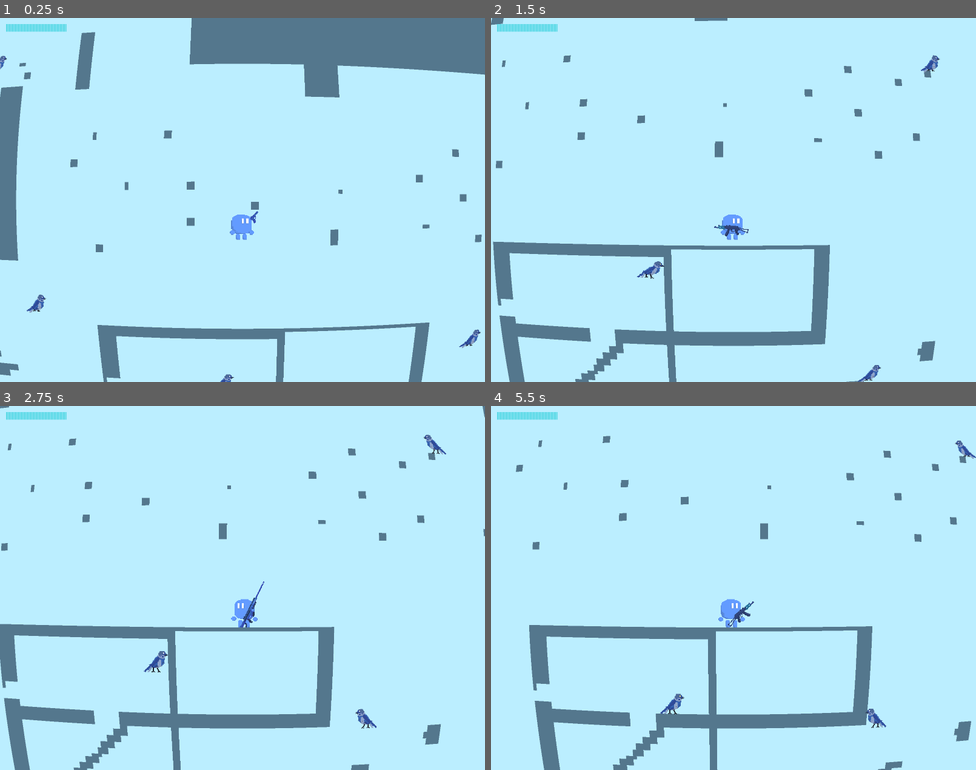
Above: before the commit, frames 1-4 (two rows, left to right).
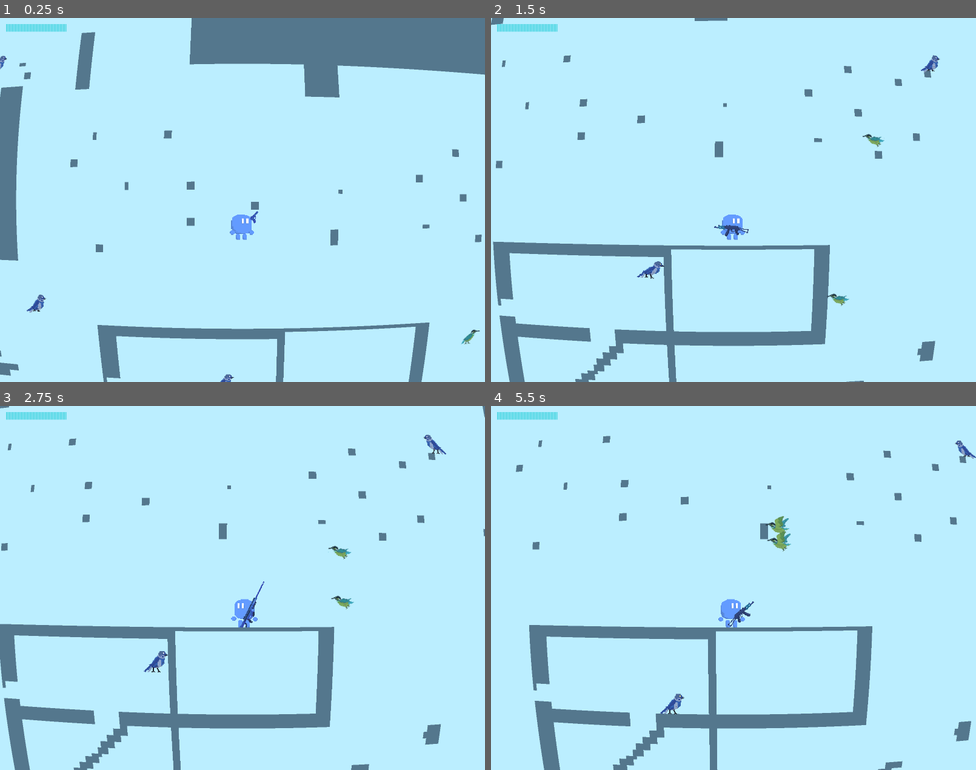
Above: after the commit, the same moments.

Repository: aleksey-45/the-cyancular-ruins
Game: Godot game, scene res://Scenes/Level0.tscn
The game is run twice, just before and just after one commit, with the same random seed, the same clock (stepped at 60 frames per second) and the same inputs.
Inputs (mouse positions are in pixels of both pictures, inside the frame that each line leads up to):
- Up to frame 1 (0.25 s): no input
- Up to frame 2 (1.5 s): move the mouse to (840, 181) at 0.52 s; hold D (right) from 0.53 s (still down); tap 1 (1) at 0.6 s; tap W (up) at 0.77, 1.07 s; tap 2 (2) at 0.8, 1.35 s; move the mouse to (636, 218) at 1.27 s
- Up to frame 3 (2.75 s): tap W (up) at 1.52, 1.82 s; tap 3 (3) at 1.55, 2.1 s; move the mouse to (291, 507) at 2.02 s; release D (right) at 2.03 s; hold A (left) from 2.03 s (still down); hold R (R) from 2.03 s (still down)
- Up to frame 4 (5.5 s): move the mouse to (709, 660) at 2.77 s; release A (left) at 2.78 s; release R (R) at 2.78 s; hold D (right) 2.78-4.28 s; tap R (R) at 2.85 s; tap W (up) at 3.02, 3.32, 3.77, 3.8, 4.07, 4.35, 4.52, 4.82 s; tap X (charge) at 3.05, 3.6 s; move the mouse to (879, 642) at 3.52 s; move the mouse to (588, 533) at 4.27 s; hold A (left) 4.28-5.03 s; tap 1 (1) at 4.55, 5.1 s; move the mouse to (757, 588) at 5.02 s; hold D (right) from 5.03 s (still down); tap 2 (2) at 5.3 s

The runs differ from the first frame. In frame 1, 0.1% of the frame differs, in the area x 94-100%, y 85-91%; in frame 2, 0.2%; in frame 3, 0.3%; in frame 4, 0.4%, in the area x 56-82%, y 30-89%.

Commit message:
feat: FlyBird 核心状态机(睡眠/起飞/飞行/斜上射击/坠落死亡)

Diff:
--- a/Globals/enemyParams.gd
+++ b/Globals/enemyParams.gd
@@ -19,3 +19,30 @@
 	const hop_jump_velocity: float = -750.0   # 跳跃高度
 	const back_hop_up: float = -520.0   # 后跳高度
 	const back_hop_away: float = 320.0  # 后跳距离
+
+class FlyBird:
+	const wake_radius: float = 1500.0     # 视野半径,屏幕外可见
+	const home_range: float = 2200.0      # 玩家距出生点超此值 → 放弃返程
+	const hover_altitude: float = 40.0    # 巡航高度(路径格上方 px)
+	const hover_offset_x: float = 260.0   # 斜上锚点水平偏移
+	const hover_offset_y: float = 240.0   # 斜上锚点垂直偏移(上)
+	const fly_speed: float = 280.0        # 飞行移动速度
+	const take_off_speed: float = 750.0   # 起飞斜上初速(上跳分量 0.75x)
+	const take_off_time: float = 0.5      # 起飞滑翔时长(秒)
+	const shoot_range: float = 520.0      # 进入射击距离
+	const shoot_reacquire_margin: float = 160.0  # 出射程余量(重接近阈值)
+	const shoot_cooldown: float = 1.4     # 抛弹间隔(秒)
+	const bullet_damage: int = 2          # 投弹伤害
+	const bullet_range: float = 1600.0    # 投弹射程
+	const bullet_gravity: float = 1.0     # 投弹重力倍率
+	const bullet_color: Color = Color(1.0, 0.6, 0.2, 1.0)  # 橙色投弹
+	const bullet_min_speed: float = 260.0 # 平抛初速下限
+	const bullet_max_speed: float = 1400.0 # 平抛初速上限
+	const bullet_min_drop: float = 30.0   # 落点落差下限
+	const charge_hp_fraction: float = 0.25 # 冲撞血量阈值(HP<25%)
+	const charge_range: float = 1300.0    # 冲撞触发距离(且需 LOS)
+	const charge_speed: float = 950.0     # 冲撞速度
+	const charge_timeout: float = 2.5     # 冲撞超时 → 自毁
+	const charge_damage: int = 5          # 冲撞撞玩家伤害
+	const repath_interval: float = 0.5    # 重寻路间隔(秒)
+	const arrival_radius: float = 50.0    # 到路径格/回家判定
--- /dev/null
+++ b/Scenes/Enemies/EnemyFlyBird.tscn
@@ -0,0 +1,183 @@
+[gd_scene load_steps=22 format=3 uid="uid://b332erg3p61ae"]
+
+[ext_resource type="Texture2D" uid="uid://cfdgmkl0cnjbk" path="res://AssetBundle/Sprites/Fly_Bird.png" id="1_jclwe"]
+[ext_resource type="Script" path="res://Scenes/Enemies/enemy_fly_bird.gd" id="2_script"]
+
+[sub_resource type="AtlasTexture" id="AtlasTexture_6b2pi"]
+atlas = ExtResource("1_jclwe")
+region = Rect2(0, 0, 48, 48)
+
+[sub_resource type="AtlasTexture" id="AtlasTexture_1bi0x"]
+atlas = ExtResource("1_jclwe")
+region = Rect2(144, 48, 48, 48)
+
+[sub_resource type="AtlasTexture" id="AtlasTexture_3oexo"]
+atlas = ExtResource("1_jclwe")
+region = Rect2(96, 48, 48, 48)
+
+[sub_resource type="AtlasTexture" id="AtlasTexture_hnco5"]
+atlas = ExtResource("1_jclwe")
+region = Rect2(0, 48, 48, 48)
+
+[sub_resource type="AtlasTexture" id="AtlasTexture_0mooh"]
+atlas = ExtResource("1_jclwe")
+region = Rect2(144, 0, 48, 48)
+
+[sub_resource type="AtlasTexture" id="AtlasTexture_l4e4w"]
+atlas = ExtResource("1_jclwe")
+region = Rect2(96, 0, 48, 48)
+
+[sub_resource type="AtlasTexture" id="AtlasTexture_00iaf"]
+atlas = ExtResource("1_jclwe")
+region = Rect2(48, 0, 48, 48)
+
+[sub_resource type="AtlasTexture" id="AtlasTexture_pc5nu"]
+atlas = ExtResource("1_jclwe")
+region = Rect2(96, 0, 48, 48)
+
+[sub_resource type="AtlasTexture" id="AtlasTexture_f86jv"]
+atlas = ExtResource("1_jclwe")
+region = Rect2(144, 0, 48, 48)
+
+[sub_resource type="AtlasTexture" id="AtlasTexture_tmmx3"]
+atlas = ExtResource("1_jclwe")
+region = Rect2(0, 48, 48, 48)
+
+[sub_resource type="AtlasTexture" id="AtlasTexture_sk034"]
+atlas = ExtResource("1_jclwe")
+region = Rect2(96, 48, 48, 48)
+
+[sub_resource type="AtlasTexture" id="AtlasTexture_h2yju"]
+atlas = ExtResource("1_jclwe")
+region = Rect2(0, 0, 48, 48)
+
+[sub_resource type="AtlasTexture" id="AtlasTexture_2vj2t"]
+atlas = ExtResource("1_jclwe")
+region = Rect2(48, 0, 48, 48)
+
+[sub_resource type="AtlasTexture" id="AtlasTexture_nisqq"]
+atlas = ExtResource("1_jclwe")
+region = Rect2(96, 0, 48, 48)
+
+[sub_resource type="AtlasTexture" id="AtlasTexture_in180"]
+atlas = ExtResource("1_jclwe")
+region = Rect2(144, 0, 48, 48)
+
+[sub_resource type="AtlasTexture" id="AtlasTexture_3myxa"]
+atlas = ExtResource("1_jclwe")
+region = Rect2(96, 48, 48, 48)
+
+[sub_resource type="AtlasTexture" id="AtlasTexture_3he0i"]
+atlas = ExtResource("1_jclwe")
+region = Rect2(144, 48, 48, 48)
+
+[sub_resource type="AtlasTexture" id="AtlasTexture_drx84"]
+atlas = ExtResource("1_jclwe")
+region = Rect2(0, 0, 48, 48)
+
+[sub_resource type="SpriteFrames" id="SpriteFrames_0uvy8"]
+animations = [{
+"frames": [],
+"loop": 1,
+"name": &"dashing",
+"speed": 5.0
+}, {
+"frames": [{
+"duration": 1.0,
+"texture": SubResource("AtlasTexture_6b2pi")
+}, {
+"duration": 1.0,
+"texture": SubResource("AtlasTexture_1bi0x")
+}, {
+"duration": 1.0,
+"texture": SubResource("AtlasTexture_3oexo")
+}],
+"loop": 1,
+"name": &"fall_asleep",
+"speed": 5.0
+}, {
+"frames": [{
+"duration": 1.0,
+"texture": SubResource("AtlasTexture_hnco5")
+}, {
+"duration": 1.0,
+"texture": SubResource("AtlasTexture_0mooh")
+}, {
+"duration": 1.0,
+"texture": SubResource("AtlasTexture_l4e4w")
+}, {
+"duration": 2.5,
+"texture": SubResource("AtlasTexture_00iaf")
+}, {
+"duration": 1.0,
+"texture": SubResource("AtlasTexture_pc5nu")
+}, {
+"duration": 1.0,
+"texture": SubResource("AtlasTexture_f86jv")
+}, {
+"duration": 1.0,
+"texture": SubResource("AtlasTexture_tmmx3")
+}],
+"loop": 1,
+"name": &"flying",
+"speed": 24.0
+}, {
+"frames": [{
+"duration": 1.0,
+"texture": SubResource("AtlasTexture_sk034")
+}],
+"loop": 1,
+"name": &"sleeping",
+"speed": 5.0
+}, {
+"frames": [{
+"duration": 1.5,
+"texture": SubResource("AtlasTexture_h2yju")
+}, {
+"duration": 1.0,
+"texture": SubResource("AtlasTexture_2vj2t")
+}, {
+"duration": 1.0,
+"texture": SubResource("AtlasTexture_nisqq")
+}, {
+"duration": 1.0,
+"texture": SubResource("AtlasTexture_in180")
+}],
+"loop": 1,
+"name": &"take_off",
+"speed": 8.0
+}, {
+"frames": [{
+"duration": 1.0,
+"texture": SubResource("AtlasTexture_3myxa")
+}, {
+"duration": 1.0,
+"texture": SubResource("AtlasTexture_3he0i")
+}, {
+"duration": 1.0,
+"texture": SubResource("AtlasTexture_drx84")
+}],
+"loop": 1,
+"name": &"wake_up",
+"speed": 8.0
+}]
+
+[node name="EnemyFlyBird" type="CharacterBody2D" unique_id=1702711534]
+scale = Vector2(2, 2)
+collision_layer = 3
+collision_mask = 3
+script = ExtResource("2_script")
+hp = 20
+contact_damage = 0
+knockback_strength = 200.0
+
+[node name="AnimatedSprite2D" type="AnimatedSprite2D" parent="." unique_id=736759762]
+sprite_frames = SubResource("SpriteFrames_0uvy8")
+animation = &"sleeping"
+
+[node name="CollisionPolygon2D" type="CollisionPolygon2D" parent="." unique_id=1488681478]
+polygon = PackedVector2Array(5, -14, -19, 8, -23, 21, 2, 21, 6, 7, 20, -9)
+
+[node name="CollisionPolygon2D_fly" type="CollisionPolygon2D" parent="." unique_id=283299039]
+disabled = true
+polygon = PackedVector2Array(4, -13, -22, -16, -17, 0, -16, 13, 5, 13, 23, -3)
--- /dev/null
+++ b/Scenes/Enemies/enemy_fly_bird.gd
@@ -0,0 +1,290 @@
+class_name EnemyFlyBird
+extends EnemyBase
+
+enum State { SLEEP, TAKE_OFF, FLY, SHOOT, CHARGE, RETURN }
+enum Intent { SHOOT, CHARGE }
+
+const ENEMY_BULLET_SCENE: PackedScene = preload("res://Scenes/Enemies/enemy_bullet.tscn")
+
+var state: State = State.SLEEP
+var intent: Intent = Intent.SHOOT
+
+var _anim: AnimatedSprite2D
+var _spawn_pos: Vector2 = Vector2.ZERO
+var _home_cell: Vector2i = Vector2i.ZERO
+var _max_hp: int = 20
+var _state_timer: float = 0.0
+var _wake_timer: float = -1.0        # wake_up 动画剩余;>=0 表示在播
+var _sleep_anim_timer: float = -1.0  # fall_asleep 动画剩余
+var _shoot_timer: float = 0.0
+var _repath_timer: float = 0.0
+var _repath_phase: float = 0.0       # 随机错峰,避免 40 只鸟同帧 BFS
+var _path: Array[Vector2i] = []
+var _path_index: int = 0
+var _hover_anchor: Vector2 = Vector2.ZERO
+var _hover_side: float = 1.0
+var _landing: bool = false           # RETURN 落地阶段
+var _ground_polygon: CollisionPolygon2D = null
+var _fly_polygon: CollisionPolygon2D = null
+
+
+func _ready() -> void:
+	super._ready()
+	_anim = $AnimatedSprite2D
+	_spawn_pos = global_position
+	_max_hp = hp
+	_home_cell = _cell_of(global_position)
+	_ground_polygon = $CollisionPolygon2D
+	_fly_polygon = $CollisionPolygon2D_fly
+	_repath_phase = randf() * EnemyParams.FlyBird.repath_interval
+	_set_state(State.SLEEP)
+	_anim.play("sleeping")
+	_apply_flight_collision(false)
+
+
+func _physics_process(delta: float) -> void:
+	if is_dead:
+		_update_death(delta)
+		return
+	super._physics_process(delta)
+
+
+func _ai(delta: float) -> void:
+	var dist := toroidal_dist_to_player()
+	if state != State.SLEEP:
+		_update_facing()
+	match state:
+		State.SLEEP:
+			if _wake_timer > 0.0:
+				_wake_timer -= delta
+				if _wake_timer <= 0.0:
+					_set_state(State.TAKE_OFF)
+					_anim.play("take_off")
+					_apply_flight_collision(true)
+					_takeoff_velocity()
+			elif _sleep_anim_timer > 0.0:
+				_sleep_anim_timer -= delta
+				if _sleep_anim_timer <= 0.0:
+					_anim.play("sleeping")
+			else:
+				_anim.play("sleeping")
+				if dist <= EnemyParams.FlyBird.wake_radius:
+					_anim.play("wake_up")
+					_wake_timer = _anim_duration("wake_up")
+		State.TAKE_OFF:
+			_state_timer += delta
+			if _state_timer >= EnemyParams.FlyBird.take_off_time:
+				_set_state(State.FLY)
+				use_gravity = false
+				_anim.play("flying")
+				_schedule_repath()
+		State.FLY:
+			_anim.play("flying")
+			if dist <= EnemyParams.FlyBird.shoot_range:
+				_start_shoot()
+				return
+			_repath_timer -= delta
+			if _repath_timer <= 0.0:
+				_repath_timer = EnemyParams.FlyBird.repath_interval + _repath_phase
+				_repath_to(_cell_of(_player_pos()))
+			_follow_path(delta)
+		State.SHOOT:
+			_anim.play("flying")
+			if dist > EnemyParams.FlyBird.shoot_range + EnemyParams.FlyBird.shoot_reacquire_margin:
+				_set_state(State.FLY)
+				_schedule_repath()
+				return
+			_update_hover_anchor()
+			_hover_to_anchor(delta)
+			_shoot_timer -= delta
+			if _shoot_timer <= 0.0:
+				_fire_parabolic()
+				_shoot_timer = EnemyParams.FlyBird.shoot_cooldown
+		State.CHARGE, State.RETURN:
+			pass  # Task 6 实现
+
+
+func hurt(damage: int, knock_dir: Vector2, knock_strength: float = 0.0) -> void:
+	if is_dead:
+		return
+	_apply_hit(damage, knock_dir, knock_strength)
+	if hp <= 0:
+		_die_self()
+
+
+# 死亡坠落:重力开启,落地后消失(无 dead 动画帧)。
+func _die_self() -> void:
+	if is_dead:
+		return
+	is_dead = true
+	collision_layer = 0
+	use_gravity = true
+	_apply_flight_collision(true)
+
+
+func _update_death(delta: float) -> void:
+	velocity.y += GameParameters.gravity0 * delta
+	move_and_slide()
+	if is_on_floor():
+		queue_free()
+
+
+# ── 内部工具 ──
+
+func _set_state(s: State) -> void:
+	state = s
+	_state_timer = 0.0
+
+
+func _apply_flight_collision(in_air: bool) -> void:
+	# 站立用 CollisionPolygon2D,空中用 CollisionPolygon2D_fly。
+	if _ground_polygon != null:
+		_ground_polygon.disabled = in_air
+	if _fly_polygon != null:
+		_fly_polygon.disabled = not in_air
+
+
+func _cell_of(pos: Vector2) -> Vector2i:
+	var grid := MazeGenerator.current_grid
+	if grid.is_empty():
+		return Vector2i.ZERO
+	return MazeGenerator.cell_of(pos, GameParameters.TILE_SIZE, grid[0].size(), grid.size())
+
+
+func _cell_is_solid(cell: Vector2i) -> bool:
+	var grid := MazeGenerator.current_grid
+	if grid.is_empty():
+		return false
+	return grid[cell.y][cell.x] == MazeGenerator.SOLID
+
+
+func _player_pos() -> Vector2:
+	var p := get_tree().get_first_node_in_group("player") as Node2D
+	return p.global_position if p != null else global_position
+
+
+func _player_velocity() -> Vector2:
+	var p := get_tree().get_first_node_in_group("player")
+	if p != null and "velocity" in p:
+		return p.velocity
+	return Vector2.ZERO
+
+
+func _player_home_dist() -> float:
+	return MazeGenerator.toroidal_delta_px(_player_pos(), _spawn_pos,
+			GameParameters.MAP_WIDTH, GameParameters.MAP_HEIGHT).length()
+
+
+func _toroidal_dist_to(pos: Vector2) -> float:
+	return MazeGenerator.toroidal_delta_px(global_position, pos,
+			GameParameters.MAP_WIDTH, GameParameters.MAP_HEIGHT).length()
+
+
+func _waypoint_world(cell: Vector2i) -> Vector2:
+	var ts := GameParameters.TILE_SIZE
+	var p := Vector2(cell.x * ts + ts / 2.0, cell.y * ts + ts / 2.0)
+	p.y -= EnemyParams.FlyBird.hover_altitude
+	return MazeGenerator.anchor_to_nearest(p, _player_pos(),
+			GameParameters.MAP_WIDTH, GameParameters.MAP_HEIGHT)
+
+
+func _follow_path(delta: float) -> void:
+	if _path.is_empty():
+		return
+	var spd := EnemyParams.FlyBird.fly_speed
+	while _path_index < _path.size():
+		var target := _waypoint_world(_path[_path_index])
+		var to_target := target - global_position
+		if to_target.length() <= spd * delta:
+			global_position = target
+			_path_index += 1
+		else:
+			velocity = to_target.normalized() * spd
+			return
+	_path = []
+
+
+func _schedule_repath() -> void:
+	_repath_timer = EnemyParams.FlyBird.repath_interval + _repath_phase
+
+
+func _repath_to(cell: Vector2i) -> void:
+	_path = MazeGenerator.bfs_path(_cell_of(global_position), cell)
+	_path_index = 0
+
+
+func _start_shoot() -> void:
+	_set_state(State.SHOOT)
+	_pick_hover_side()
+	_update_hover_anchor()
+	_shoot_timer = 0.2
+
+
+func _pick_hover_side() -> void:
+	var delta := toroidal_delta_to_player()
+	if absf(delta.x) > 20.0:
+		_hover_side = -1.0 if delta.x > 0.0 else 1.0
+	else:
+		_hover_side = 1.0 if randf() < 0.5 else -1.0
+
+
+func _update_hover_anchor() -> void:
+	# 斜上锚点:玩家侧向 + 上向偏移,不在玩家正头顶。
+	var p := _player_pos()
+	_hover_anchor = p + Vector2(_hover_side * EnemyParams.FlyBird.hover_offset_x,
+			-EnemyParams.FlyBird.hover_offset_y)
+	if _cell_is_solid(_cell_of(_hover_anchor)):
+		_hover_side = -_hover_side
+		_hover_anchor = p + Vector2(_hover_side * EnemyParams.FlyBird.hover_offset_x,
+				-EnemyParams.FlyBird.hover_offset_y)
+
+
+func _hover_to_anchor(delta: float) -> void:
+	var spd := EnemyParams.FlyBird.fly_speed
+	var to_target := _hover_anchor - global_position
+	if to_target.length() <= spd * delta:
+		global_position = _hover_anchor
+		velocity = Vector2.ZERO
+		return
+	velocity = to_target.normalized() * spd
+
+
+func _fire_parabolic() -> void:
+	# 平抛:水平初速 + 重力,落点按玩家坐标 + 玩家即时速度预测。
+	var dy := global_position.y - _player_pos().y
+	dy = maxf(dy, EnemyParams.FlyBird.bullet_min_drop)
+	var t := sqrt(2.0 * dy / GameParameters.gravity0)
+	var pred := _player_pos() + _player_velocity() * t
+	var dx := pred.x - global_position.x
+	if absf(dx) > GameParameters.MAP_WIDTH * 0.5:
+		dx = -signf(dx) * (GameParameters.MAP_WIDTH - absf(dx))
+	var v0 := clampf(absf(dx) / t, EnemyParams.FlyBird.bullet_min_speed,
+			EnemyParams.FlyBird.bullet_max_speed) * signf(dx)
+	var b: EnemyBullet = ENEMY_BULLET_SCENE.instantiate()
+	b.launch(Vector2(v0, 0.0), EnemyParams.FlyBird.bullet_range,
+			EnemyParams.FlyBird.bullet_color, EnemyParams.FlyBird.bullet_damage,
+			EnemyParams.FlyBird.bullet_gravity)
+	b.global_position = global_position
+	get_viewport().add_child(b)
+
+
+func _takeoff_velocity() -> void:
+	var dir := toroidal_dir_to_player()
+	var s := EnemyParams.FlyBird.take_off_speed
+	velocity = Vector2(dir.x * s, -s * 0.75)
+	use_gravity = true
+
+
+func _update_facing() -> void:
+	var vx := velocity.x
+	if absf(vx) > 5.0:
+		_anim.flip_h = vx < 0.0
+	elif state == State.SHOOT:
+		var d := toroidal_delta_to_player()
+		if absf(d.x) > 0.05:
+			_anim.flip_h = d.x < 0.0
+
+
+func _anim_duration(name: String) -> float:
+	var spf := _anim.sprite_frames
+	return float(spf.get_frame_count(name)) / spf.get_animation_speed(name)
--- a/Scenes/Enemies/enemy_spawner.gd
+++ b/Scenes/Enemies/enemy_spawner.gd
@@ -4,6 +4,7 @@
 # 类型注册表:加新敌人 = 一个 .tscn + 一行(string 路径,load() 时取)。
 const TYPES: Dictionary = {
 	"jump_bird": "res://Scenes/Enemies/EnemyJumpBird.tscn",
+	"fly_bird": "res://Scenes/Enemies/EnemyFlyBird.tscn",
 }
 
 # 在 grid 的空位里随机取 count 个、且距 player_cell 的环面距离 >= min_dist_cells 的格子。
--- a/Scenes/level_0.gd
+++ b/Scenes/level_0.gd
@@ -16,6 +16,7 @@
 	if grid.is_empty():
 		push_error("Level0: 地图加载失败，跳过建图")
 		return
+	MazeGenerator.current_grid = grid
 
 	# 地图文件尺寸固定，据此回写环形回绕的像素尺寸
 	GameParameters.MAP_WIDTH = grid[0].size() * GameParameters.TILE_SIZE
--- a/Tests/enemy_logic_smoke.gd
+++ b/Tests/enemy_logic_smoke.gd
@@ -302,6 +302,81 @@
 	ej.free()
 	combat3.free()
 
+	# ── Task 5: FlyBird 基础(睡眠/唤醒/起飞/射击/死亡)──
+	var fb_grid: Array[Array] = []
+	for _y in range(150):
+		var row3: Array[int] = []
+		row3.resize(300)
+		row3.fill(MazeGenerator.EMPTY)
+		fb_grid.append(row3)
+	MazeGenerator.current_grid = fb_grid
+	var fb_scene: PackedScene = load("res://Scenes/Enemies/EnemyFlyBird.tscn")
+	_check(fb_scene != null, "FlyBird 场景加载")
+	var fb := fb_scene.instantiate()
+	fb.global_position = Vector2(488, 1208)
+	root.add_child(fb)
+	await physics_frame
+	_check(fb.get_script() == load("res://Scenes/Enemies/enemy_fly_bird.gd"), "FlyBird 实例类型")
+	_check(fb.state == 0, "FlyBird 初始休眠")
+	_check(fb.is_in_group("enemies"), "FlyBird 加入 enemies 组")
+	_check(fb.get_node_or_null("ContactArea") != null, "FlyBird ContactArea 创建")
+	_check(fb.hp == 20, "FlyBird hp=20")
+	_check(fb.contact_damage == 0, "FlyBird 无接触伤害")
+	_check(fb.collision_layer == 3, "FlyBird 占层3")
+	_check(is_equal_approx(fb.scale.x, 2.0), "FlyBird scale=2.0")
+	# 玩家远离 → 保持睡眠
+	var far_player := StubCombatPlayer.new()
+	far_player.global_position = Vector2(2888, 2392)
+	root.add_child(far_player)
+	for i in range(30):
+		await physics_frame
+	_check(fb.state == 0, "玩家远处保持睡眠")
+	far_player.free()
+	# 玩家接近 → 苏醒→起飞→飞行→射击并命中
+	var near_player := StubCombatPlayer.new()
+	near_player.global_position = Vector2(600, 1208)
+	root.add_child(near_player)
+	var eb_script := load("res://Scenes/Enemies/enemy_bullet.gd")
+	var reached_shoot := false
+	var fired := false
+	for i in range(240):
+		await physics_frame
+		if fb.state == 3:
+			reached_shoot = true
+		if not fired:
+			for child in root.get_children():
+				if child.get_script() == eb_script:
+					fired = true
+					break
+	_check(reached_shoot, "FlyBird 进入射击状态")
+	_check(fired, "FlyBird 发射过投弹")
+	_check(near_player.hit_log.has(2), "投弹命中玩家造成 2 伤害")
+	# 杀死 → 坠落落地消失
+	var floor_b := StaticBody2D.new()
+	var fshape_b := CollisionShape2D.new()
+	var frect_b := RectangleShape2D.new()
+	frect_b.size = Vector2(800, 40)
+	fshape_b.shape = frect_b
+	fshape_b.position = Vector2(0, -20)
+	floor_b.add_child(fshape_b)
+	floor_b.position = Vector2(500, 1300)
+	floor_b.collision_layer = 1
+	floor_b.collision_mask = 0
+	root.add_child(floor_b)
+	fb.hurt(99, Vector2.RIGHT)
+	await physics_frame
+	_check(fb.is_dead, "FlyBird 受击死亡")
+	var died := false
+	for i in range(180):
+		await physics_frame
+		if not is_instance_valid(fb):
+			died = true
+			break
+	_check(died, "FlyBird 死亡坠落落地后消失")
+	floor_b.free()
+	near_player.free()
+	MazeGenerator.current_grid = []
+
 	if _failures.is_empty():
 		print("SMOKE OK")
 		quit(0)
